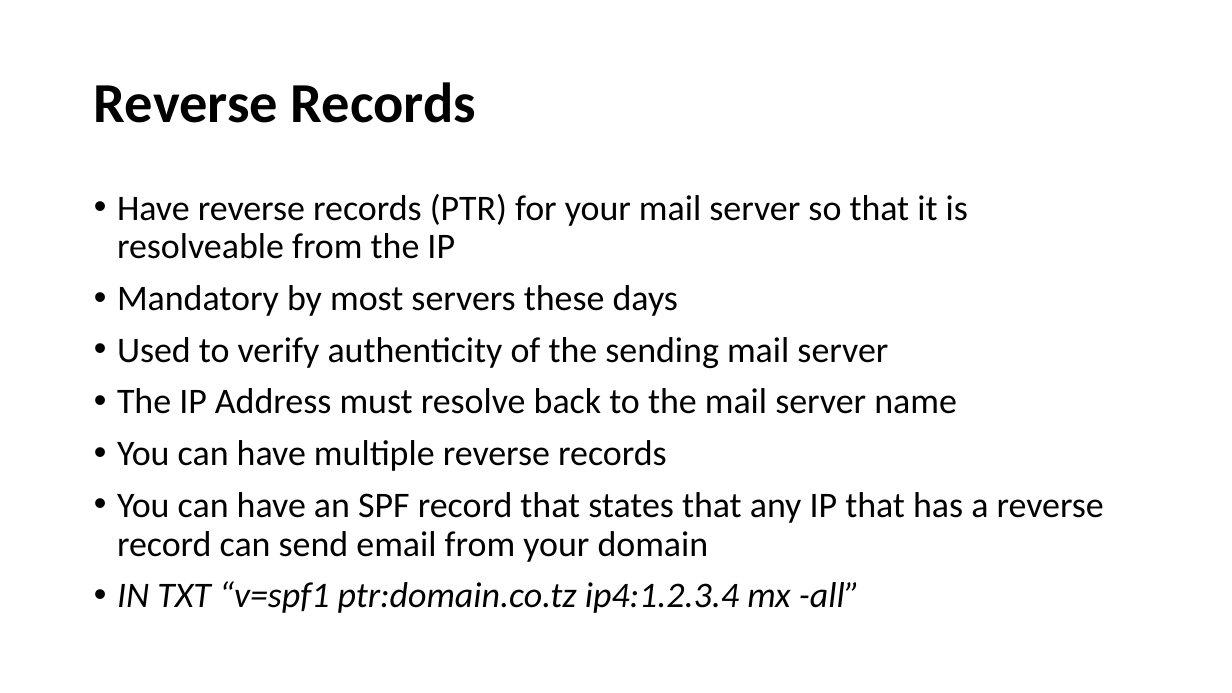
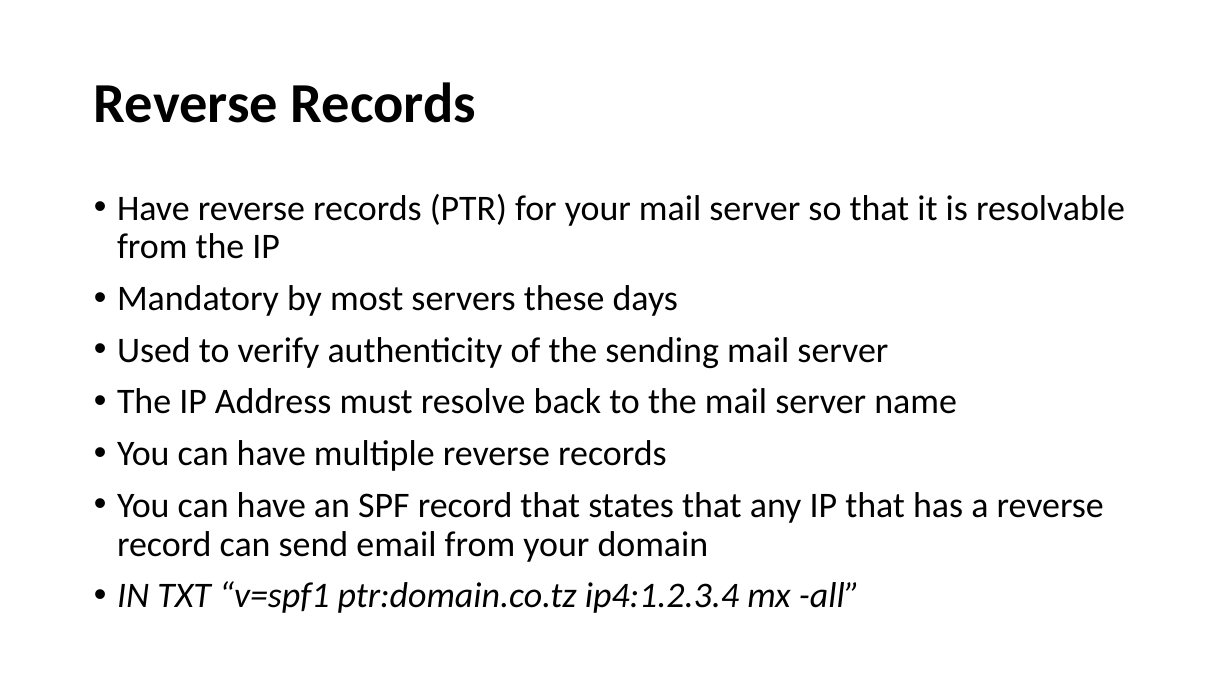
Before and after one commit to afnog/sse, a slide deck: slide 10 of postfix/emailbestpractices_old.pptx. Drawn at 1232x693 pixels with LibreOffice and Linux fonts; fonts in the diff are those of the drawing. Boxes give left, top, right and bottom in pixels: in the first picture for what was removed or moved away, otherwise in the second. Text is boxed around its words. In the diff, an @@ line names an element or a change of style, - is before the commit and + after.

```diff
--- a/postfix/emailbestpractices_old.pptx
+++ b/postfix/emailbestpractices_old.pptx
@@ text at [117, 194, 1125, 259]: text changed @@
-• Have reverse records (PTR) for your mail server so that it is resolveable from the IP
+• Have reverse records (PTR) for your mail server so that it is resolvable from the IP
```
Also in this commit, not shown: 4 other slides changed, 3 slides added, 5 other files.
